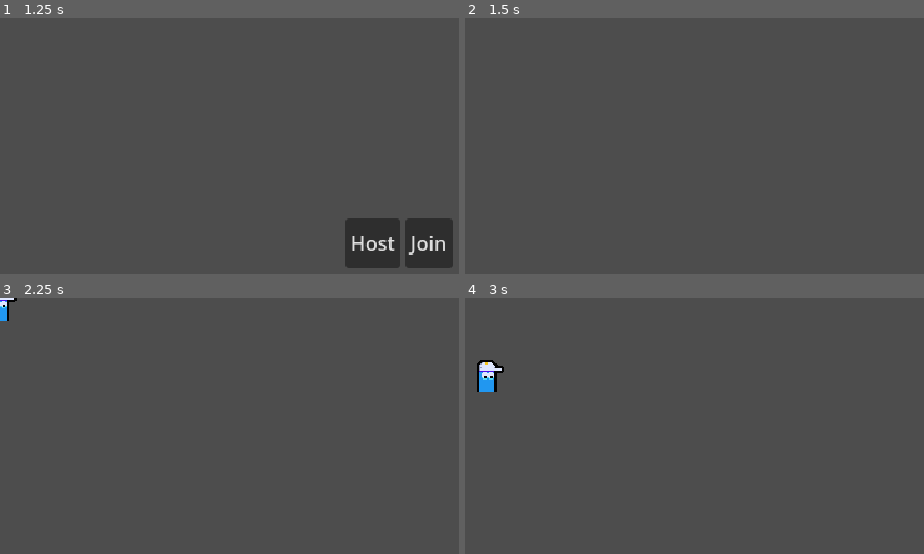
Above: before the commit, frames 1-4 (two rows, left to right).
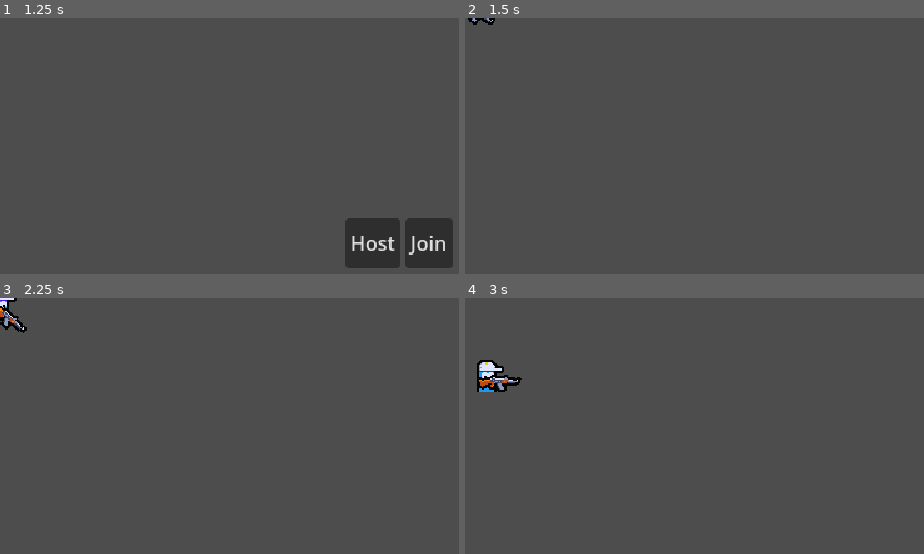
Above: after the commit, the same moments.

Repository: VictorPrazeres/2DMultiplayer
Game: Godot game, scene res://ui/main_menu/main_menu.tscn
Same seed, same stepped clock (60 frames per second), same inputs: the game is played once before the commit and once after it.
Inputs (mouse positions are in pixels of both pictures, inside the frame that each line leads up to):
- Up to frame 1 (1.25 s): tap Enter at 0.5 s; move the mouse to (outside the picture) at 0.52 s; hold D (move_right) from 0.53 s (still down)
- Up to frame 2 (1.5 s): release D (move_right) at 1.25 s; click "Host" at 1.25 s
- Up to frame 3 (2.25 s): tap Space at 2 s; move the mouse to (238, 546) at 2.02 s; hold S (move_down) from 2.03 s (still down)
- Up to frame 4 (3 s): move the mouse to (outside the picture) at 2.77 s; release S (move_down) at 2.78 s; hold D (move_right) from 2.78 s (still down)

Frame 1 is identical in both runs. In frame 2, 0.1% of the frame differs, in the area x 0-7%, y 0-3%; in frame 3, 0.3%; in frame 4, 0.4%, in the area x 3-13%, y 30-37%.

Commit message:
feat(player): add weapon to player character
Attach a weapon node structure to the player entity to serve as the base
for combat capabilities and attack mechanics.

Diff:
--- a/component/player_input_synchronizer_component.gd
+++ b/component/player_input_synchronizer_component.gd
@@ -1,6 +1,9 @@
 class_name PlayerInputSynchronizerComponent extends MultiplayerSynchronizer
 
+@export var aim_root: Node2D
+
 var movement_vector: Vector2 = Vector2.ZERO
+var aim_vector: Vector2 = Vector2.RIGHT
 
 
 func _process(_delta: float) -> void:
@@ -10,3 +13,4 @@
 
 func gather_input():
 	movement_vector = Input.get_vector("move_left", "move_right", "move_up", "move_down")
+	aim_vector = aim_root.global_position.direction_to(aim_root.get_global_mouse_position())
--- a/component/player_input_synchronizer_component.tscn
+++ b/component/player_input_synchronizer_component.tscn
@@ -6,6 +6,9 @@
 properties/0/path = NodePath(".:movement_vector")
 properties/0/spawn = true
 properties/0/replication_mode = 2
+properties/1/path = NodePath(".:aim_vector")
+properties/1/spawn = true
+properties/1/replication_mode = 1
 
 [node name="PlayerInputSynchronizerComponent" type="MultiplayerSynchronizer"]
 root_path = NodePath(".")
--- a/entities/player/player.gd
+++ b/entities/player/player.gd
@@ -3,13 +3,17 @@
 var input_multiplayer_authority: int
 
 @onready var player_input_synchronizer_component: PlayerInputSynchronizerComponent = $PlayerInputSynchronizerComponent
+@onready var weapon_root: Node2D = $WeaponRoot
 
 
 func _ready() -> void:
 	player_input_synchronizer_component.set_multiplayer_authority(input_multiplayer_authority)
-	set_process(is_multiplayer_authority())
 
 
 func _process(_delta: float) -> void:
-	velocity = player_input_synchronizer_component.movement_vector * 100
-	move_and_slide()
+	var aim_position = weapon_root.global_position + player_input_synchronizer_component.aim_vector
+	weapon_root.look_at(aim_position)
+
+	if is_multiplayer_authority():
+		velocity = player_input_synchronizer_component.movement_vector * 100
+		move_and_slide()
--- a/entities/player/player.tscn
+++ b/entities/player/player.tscn
@@ -1,8 +1,9 @@
-[gd_scene load_steps=6 format=3 uid="uid://cjqc31ns8shcp"]
+[gd_scene load_steps=7 format=3 uid="uid://cjqc31ns8shcp"]
 
 [ext_resource type="Script" uid="uid://3k7mrumbq40m" path="res://entities/player/player.gd" id="1_symyc"]
 [ext_resource type="PackedScene" uid="uid://c7tnietnej0fv" path="res://component/player_input_synchronizer_component.tscn" id="2_abrql"]
 [ext_resource type="Texture2D" uid="uid://b6666ae3uwiw" path="res://entities/player/player-medium.png" id="3_sglur"]
+[ext_resource type="Texture2D" uid="uid://cal60ved6wkuv" path="res://entities/player/rifle.png" id="4_bls4j"]
 
 [sub_resource type="SceneReplicationConfig" id="SceneReplicationConfig_abrql"]
 properties/0/path = NodePath(".:global_position")
@@ -15,7 +16,8 @@
 collision_layer = 0
 script = ExtResource("1_symyc")
 
-[node name="PlayerInputSynchronizerComponent" parent="." instance=ExtResource("2_abrql")]
+[node name="PlayerInputSynchronizerComponent" parent="." node_paths=PackedStringArray("aim_root") instance=ExtResource("2_abrql")]
+aim_root = NodePath("../WeaponRoot")
 
 [node name="MultiplayerSynchronizer" type="MultiplayerSynchronizer" parent="."]
 replication_config = SubResource("SceneReplicationConfig_abrql")
@@ -25,6 +27,15 @@
 centered = false
 offset = Vector2(-9, -26)
 
+[node name="WeaponRoot" type="Node2D" parent="."]
+position = Vector2(0, -9)
+
+[node name="Texture" type="Sprite2D" parent="WeaponRoot"]
+position = Vector2(6, 0)
+texture = ExtResource("4_bls4j")
+centered = false
+offset = Vector2(-15, -6)
+
 [node name="Collision" type="CollisionShape2D" parent="."]
 position = Vector2(0, -10)
 shape = SubResource("CircleShape2D_sfv1e")
Binary file added: entities/player/rifle.png
Not shown, added: entities/player/rifle.png.import
